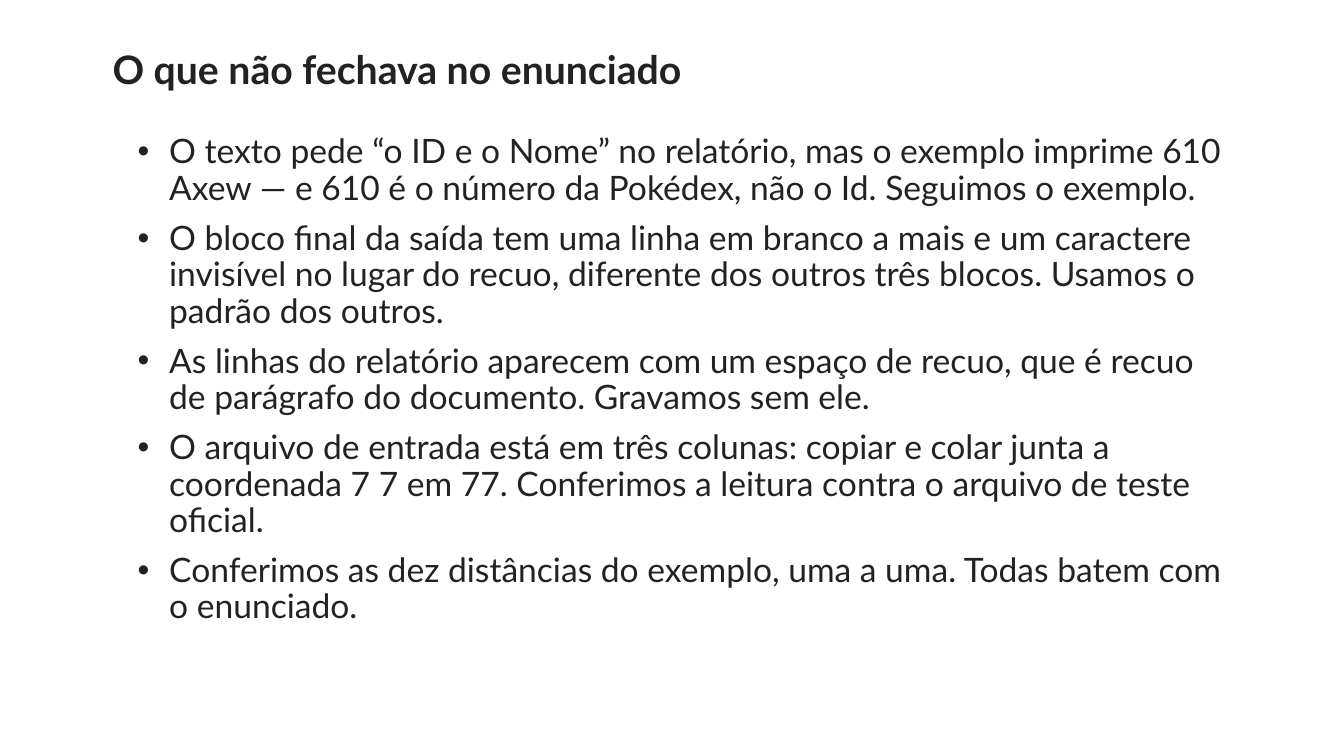
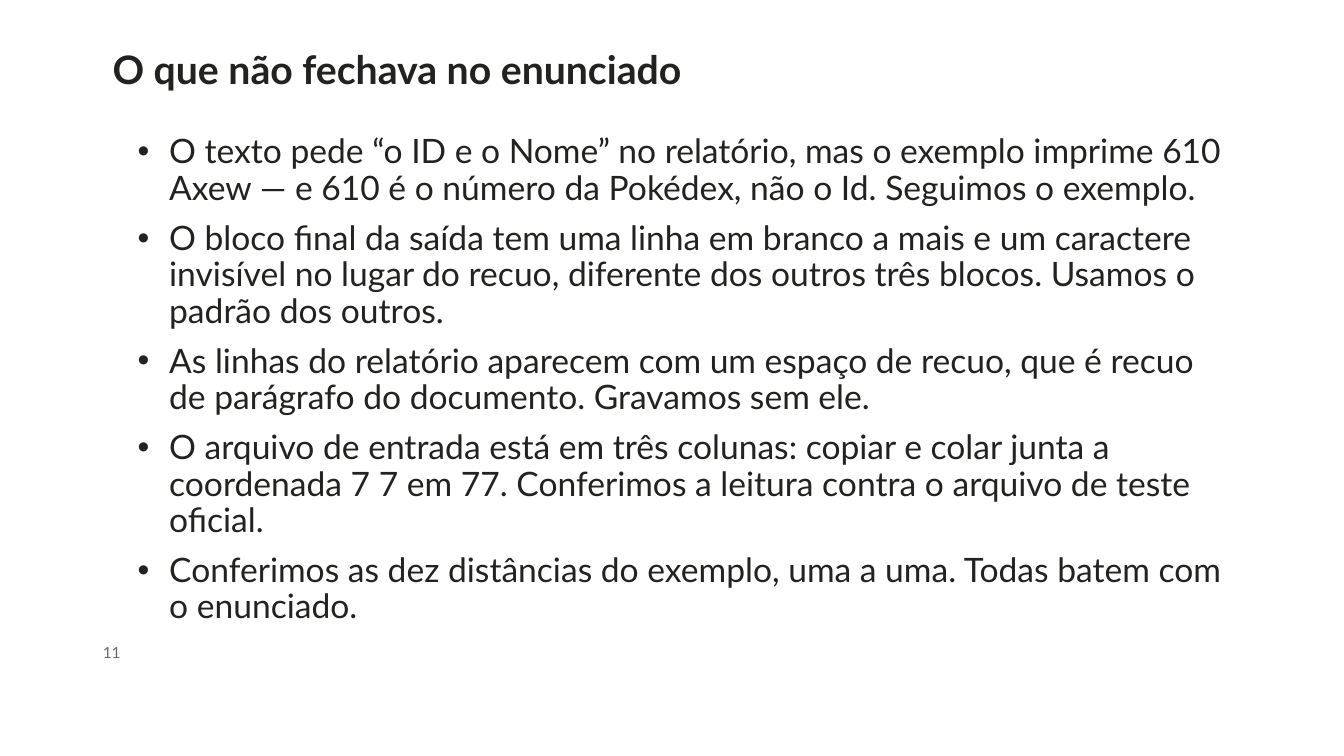
Before and after one commit to revoltzlz/tp-1, a slide deck: slide 11 of apresentacao/slides.pptx. Drawn at 1344x756 pixels with LibreOffice and Linux fonts; fonts in the diff are those of the drawing; background and template pictures are left out. Boxes give left, top, right and bottom in pixels: in the first picture for what was removed or moved away, otherwise in the second. Text is boxed around its words. In the diff, an @@ line names an element or a change of style, - is before the commit and + after.

```diff
--- a/apresentacao/slides.pptx
+++ b/apresentacao/slides.pptx
@@ text added at (103,647,121,658), 11 pt, text #6E6C66 @@
+11
```
Also in this commit, not shown: 11 other slides changed, 11 other files.
